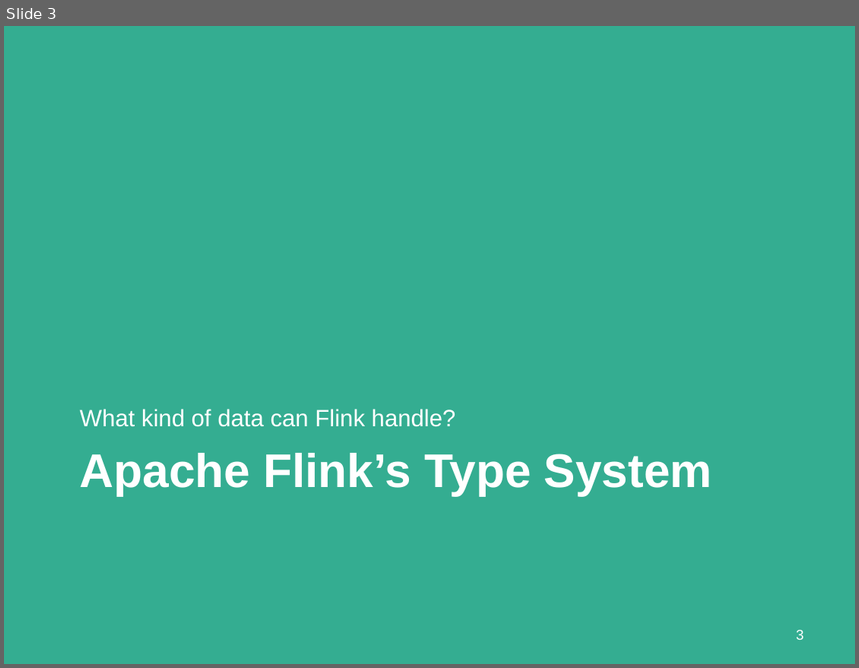
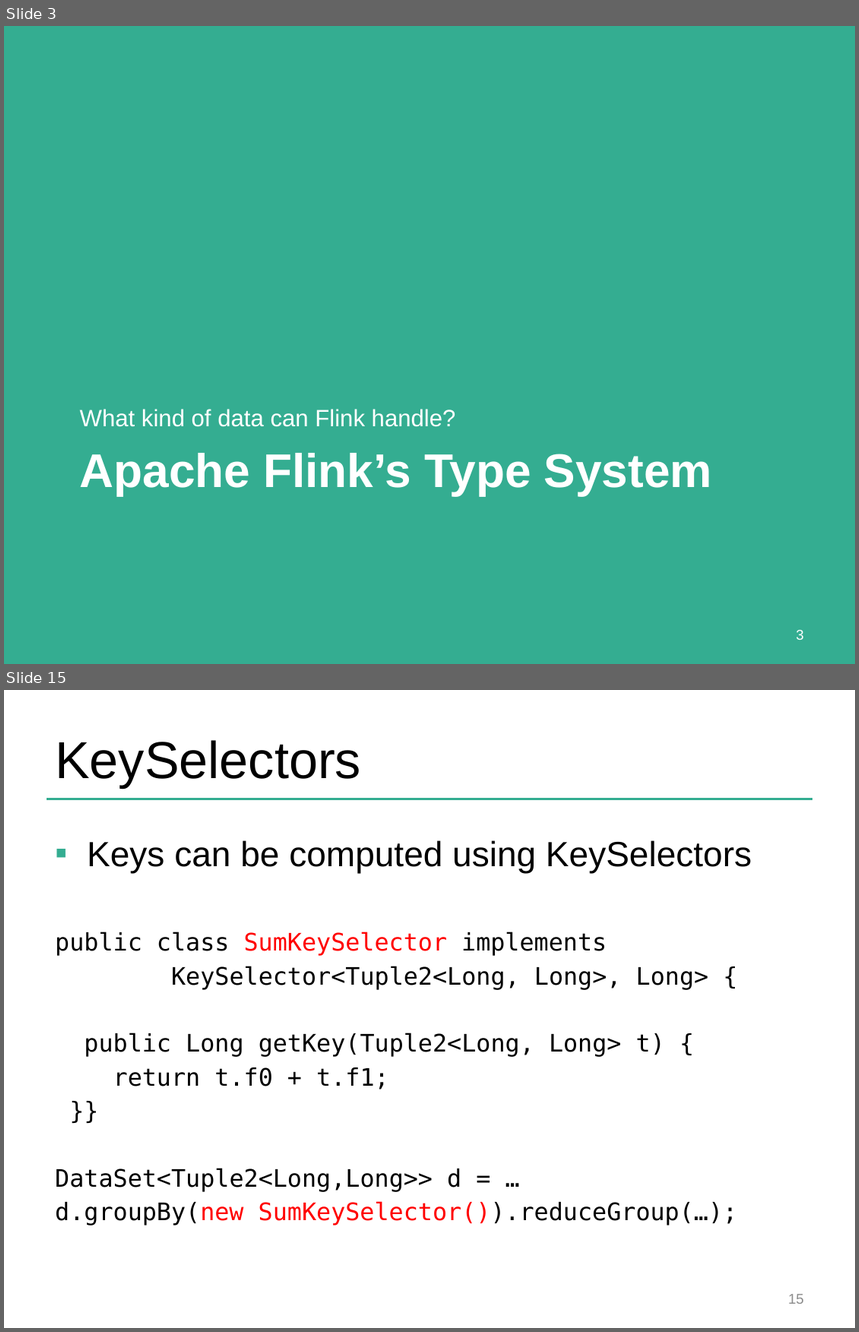
Before and after one commit to dataArtisans/flink-training-web, a slide deck: slides/flink_batch_advanced.pptx. Shown one above the other, each under a label of ours: slide 3 before the commit, slides 3 and 15 after it; the slides between them are not shown. The pictures are 859x668 and 859x1332 pixels, drawn with LibreOffice and Linux fonts; fonts in the diff are those of the drawing; background and template pictures are left out. Boxes give left, top, right and bottom in pixels: in the first picture for what was removed or moved away, otherwise in the second. Text is boxed around its words. In the diff, an @@ line names an element or a change of style, - is before the commit and + after.

Commit message:
Separated DataSet Advanced and Table API slides. Reworked data types and key section in DataSet Advanced

```diff
--- a/slides/flink_batch_advanced.pptx
+++ b/slides/flink_batch_advanced.pptx
@@ slide 15 added at (x1=4, y1=690, x2=855, y2=1328), background #FFFFFF @@
@@ title added at (x1=55, y1=740, x2=361, y2=787), 44 pt, text #000000 @@
+KeySelectors
@@ line added from (47, 799) to (813, 799), #34AD91 2 pt @@
@@ text added at (x1=55, y1=840, x2=752, y2=1226), 20.4 pt, text #000000 @@
+▪ Keys can be computed using KeySelectors
+public class SumKeySelector implements
+KeySelector<Tuple2<Long, Long>, Long> {
+public Long getKey(Tuple2<Long, Long> t) {
+return t.f0 + t.f1;
+}}
+DataSet<Tuple2<Long,Long>> d = …
+d.groupBy(new SumKeySelector()).reduceGroup(…);
@@ page number added at (x1=788, y1=1294, x2=804, y2=1304), 12 pt, text #8C8C8C @@
+15
```
Also in this commit, not shown: 3 slides changed, 10 other slides added, 23 slides removed, 1 other file.
